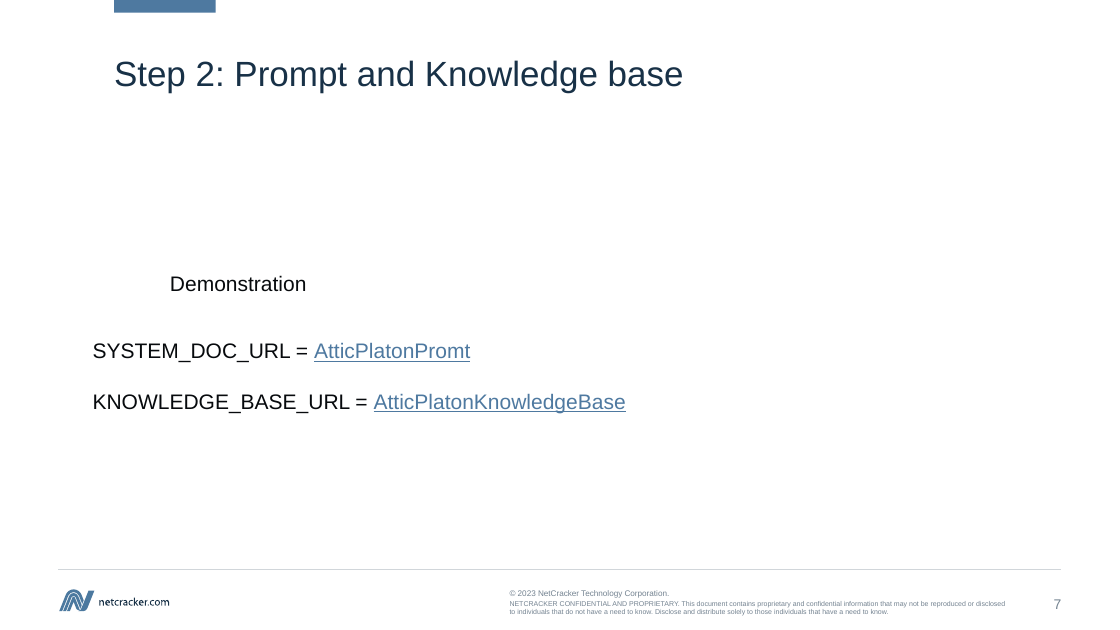
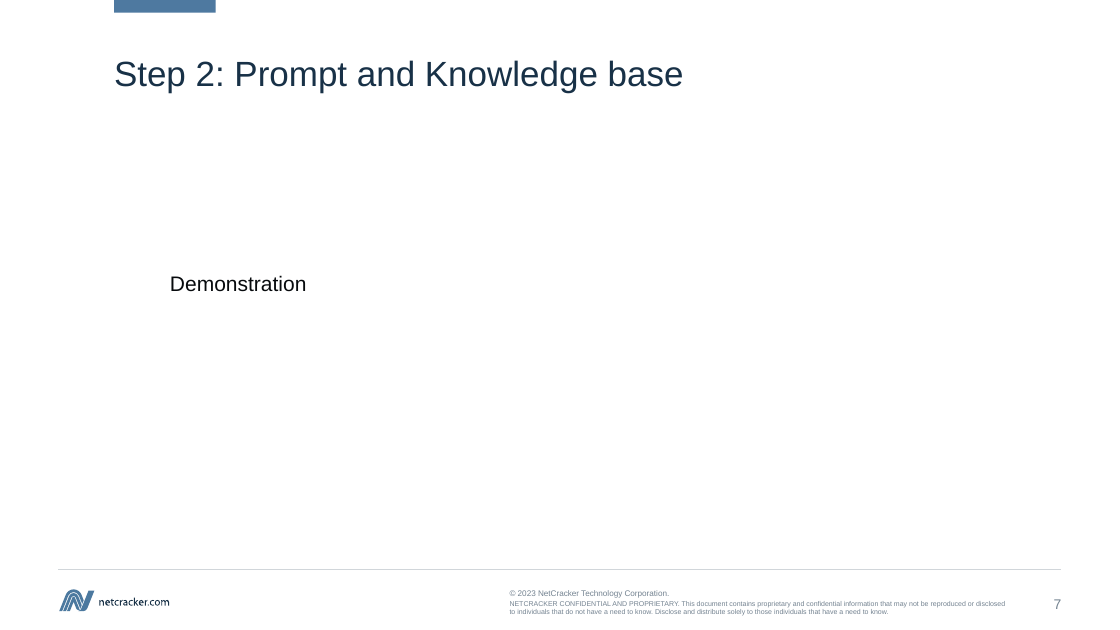
Before and after one commit to kvoloshenko/LLMT_01, a slide deck: slide 7 of TGNotebook/Docs/TGbotChatGPT_01_en.pptx. Drawn at 1120x630 pixels with LibreOffice and Linux fonts; fonts in the diff are those of the drawing. Boxes give left, top, right and bottom in pixels: in the first picture for what was removed or moved away, otherwise in the second. Text is boxed around its words. In the diff, an @@ line names an element or a change of style, - is before the commit and + after.

```diff
--- a/TGNotebook/Docs/TGbotChatGPT_01_en.pptx
+++ b/TGNotebook/Docs/TGbotChatGPT_01_en.pptx
@@ text removed at box(93, 343, 626, 413) @@
-SYSTEM_DOC_URL = AtticPlatonPromt
-KNOWLEDGE_BASE_URL = AtticPlatonKnowledgeBase
```
Also in this commit, not shown: 1 slide added, 3 other files.
